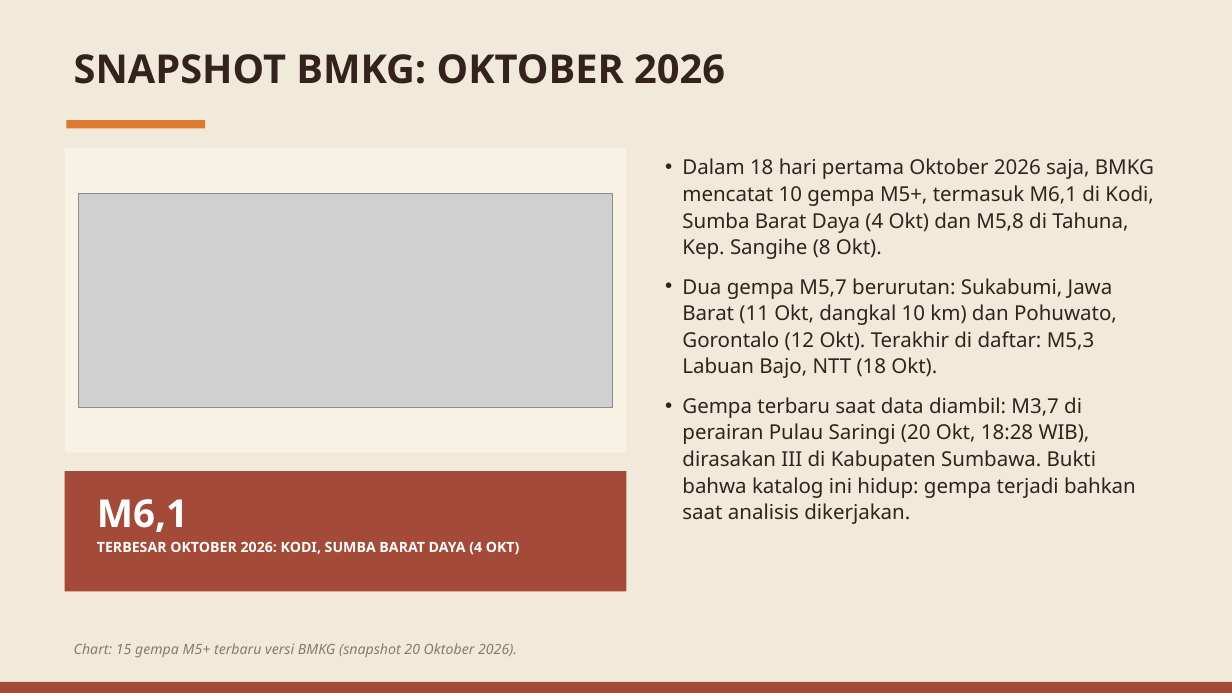
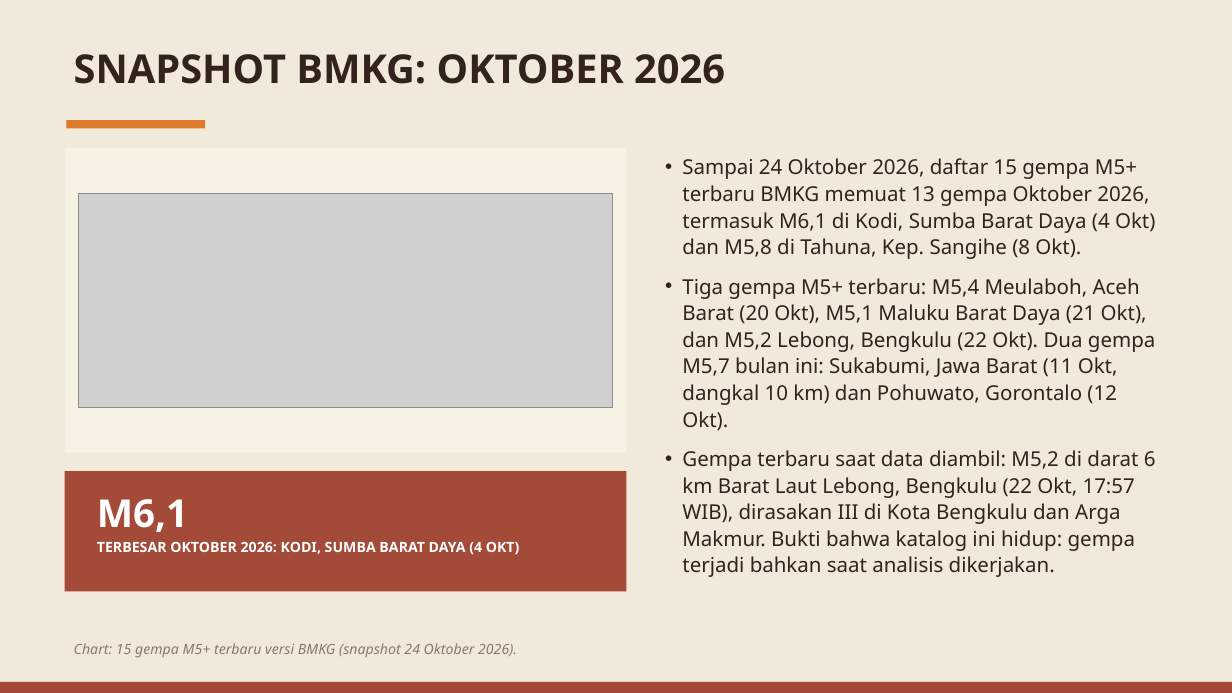
Before and after one commit to baghizash/gempa-bumi-indonesia-2026, a slide deck: slide 9 of Portofolio-Analisis-Gempa-Bumi.pptx. Drawn at 1232x693 pixels with LibreOffice and Linux fonts; fonts in the diff are those of the drawing; grey boxes stand for pictures. Boxes give left, top, right and bottom in pixels: in the first picture for what was removed or moved away, otherwise in the second. Text is boxed around its words. In the diff, an @@ line names an element or a change of style, - is before the commit and + after.

```diff
--- a/Portofolio-Analisis-Gempa-Bumi.pptx
+++ b/Portofolio-Analisis-Gempa-Bumi.pptx
@@ text at box(682, 158, 1156, 577): text changed @@
-• Dalam 18 hari pertama Oktober 2026 saja, BMKG mencatat 10 gempa M5+, termasuk M6,1 di Kodi, Sumba Barat Daya (4 Okt) dan M5,8 di Tahuna, Kep. Sangihe (8 Okt).
-• Dua gempa M5,7 berurutan: Sukabumi, Jawa Barat (11 Okt, dangkal 10 km) dan Pohuwato, Gorontalo (12 Okt). Terakhir di daftar: M5,3 Labuan Bajo, NTT (18 Okt).
-• Gempa terbaru saat data diambil: M3,7 di perairan Pulau Saringi (20 Okt, 18:28 WIB), dirasakan III di Kabupaten Sumbawa. Bukti bahwa katalog ini hidup: gempa terjadi bahkan saat analisis dikerjakan.
+• Sampai 24 Oktober 2026, daftar 15 gempa M5+ terbaru BMKG memuat 13 gempa Oktober 2026, termasuk M6,1 di Kodi, Sumba Barat Daya (4 Okt) dan M5,8 di Tahuna, Kep. Sangihe (8 Okt).
+• Tiga gempa M5+ terbaru: M5,4 Meulaboh, Aceh Barat (20 Okt), M5,1 Maluku Barat Daya (21 Okt), dan M5,2 Lebong, Bengkulu (22 Okt). Dua gempa M5,7 bulan ini: Sukabumi, Jawa Barat (11 Okt, dangkal 10 km) dan Pohuwato, Gorontalo (12 Okt).
+• Gempa terbaru saat data diambil: M5,2 di darat 6 km Barat Laut Lebong, Bengkulu (22 Okt, 17:57 WIB), dirasakan III di Kota Bengkulu dan Arga Makmur. Bukti bahwa katalog ini hidup: gempa terjadi bahkan saat analisis dikerjakan.
@@ text at box(74, 643, 517, 658): text changed @@
-Chart: 15 gempa M5+ terbaru versi BMKG (snapshot 20 Oktober 2026).
+Chart: 15 gempa M5+ terbaru versi BMKG (snapshot 24 Oktober 2026).
```
Also in this commit, not shown: 7 other slides changed.
